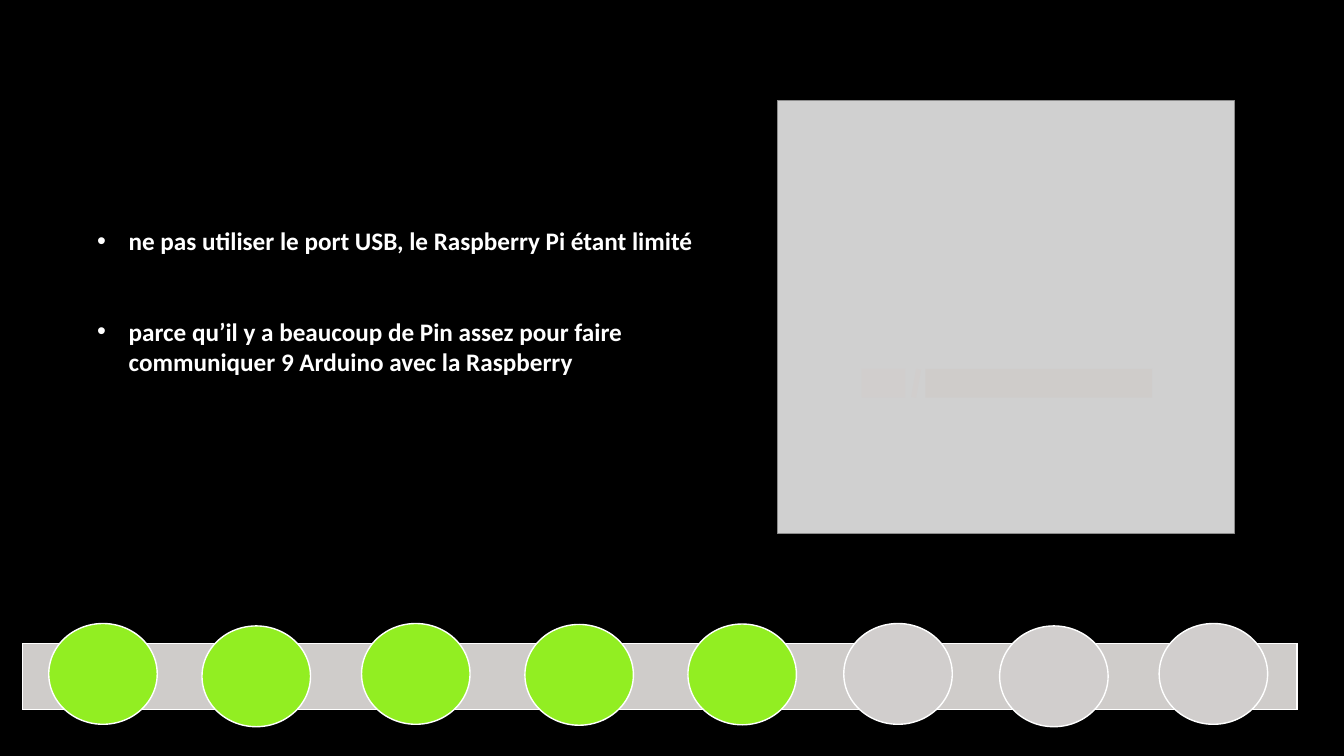
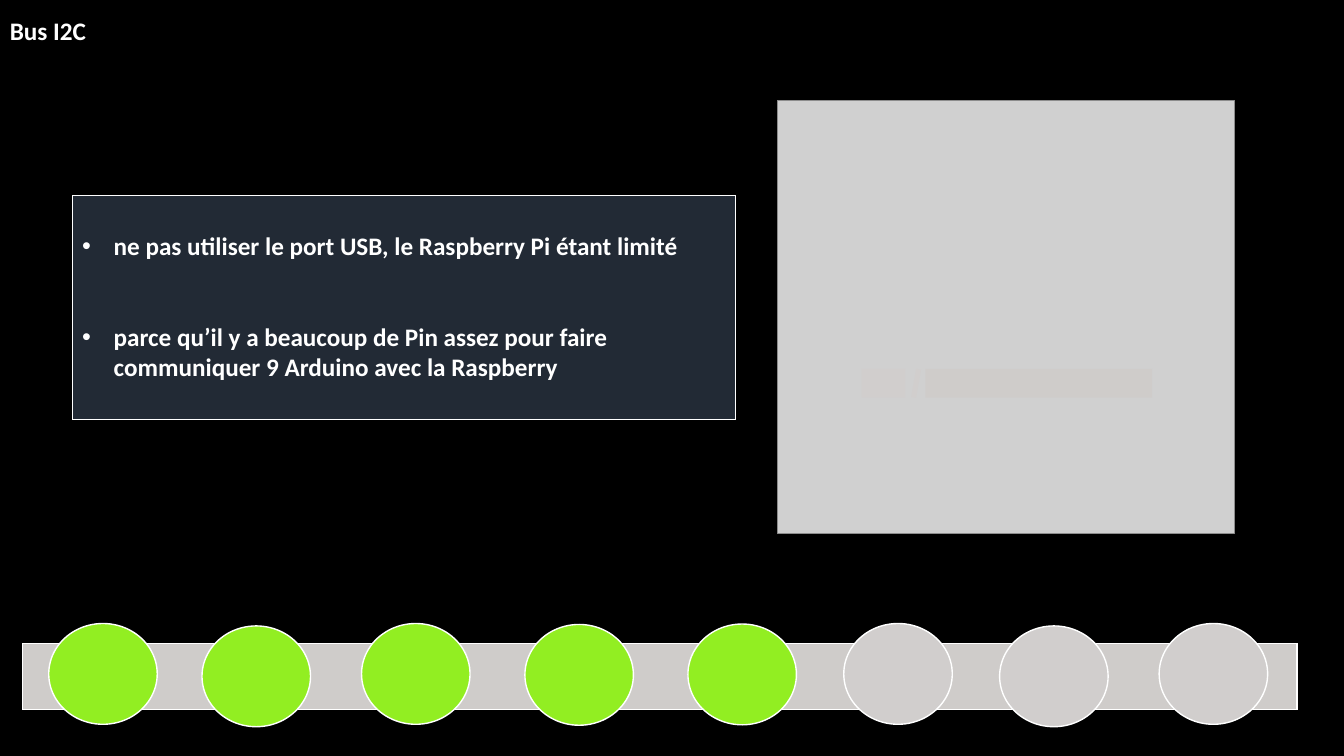
Before and after one commit to corentin-breny/Systeme_Escape_Game_13emePorte, a slide deck: slide 6 of Etudiants/Constantin/Constantin.MInos.RDPno1.pptx. Drawn at 1344x756 pixels with LibreOffice and Linux fonts; fonts in the diff are those of the drawing; grey boxes stand for pictures; background and template pictures are left out. Boxes give left, top, right and bottom in pixels: in the first picture for what was removed or moved away, otherwise in the second. Text is boxed around its words. In the diff, an @@ line names an element or a change of style, - is before the commit and + after.

```diff
--- a/Etudiants/Constantin/Constantin.MInos.RDPno1.pptx
+++ b/Etudiants/Constantin/Constantin.MInos.RDPno1.pptx
@@ text added at (10, 23, 86, 40), 18 pt, text #FFFFFF, bold @@
+Bus I2C
@@ rectangle "ne pas utiliser le port ...": place and size @@
-rectangle "ne pas utiliser le port ..." at (129, 232, 692, 375)
+rectangle "ne pas utiliser le port ..." at (73, 196, 736, 419)
@@ rectangle "ne pas utiliser le port ..." at (73, 196, 736, 419): fill none to #222A35; outline none to #FFFFFF 0.75 pt @@
```
Also in this commit, not shown: 3 other slides changed, 4 slides added, 4 slides removed, 1 other file.
